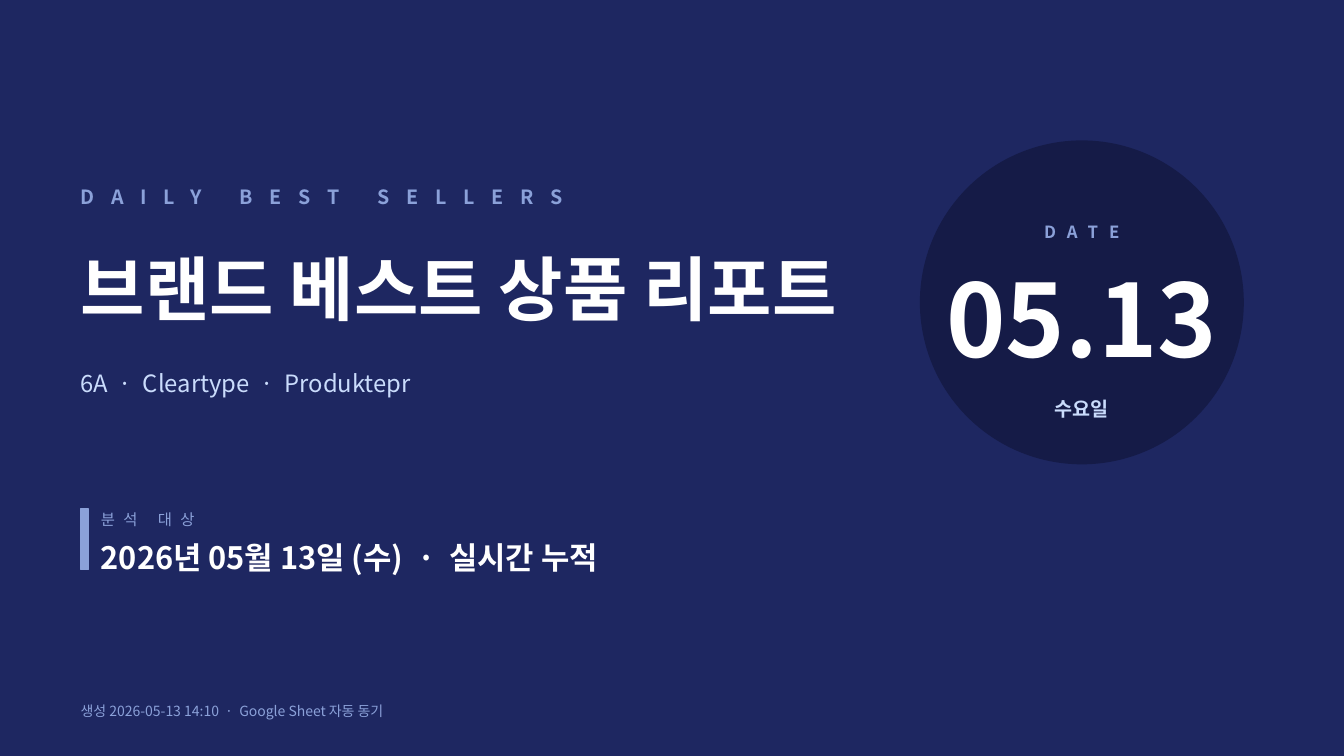
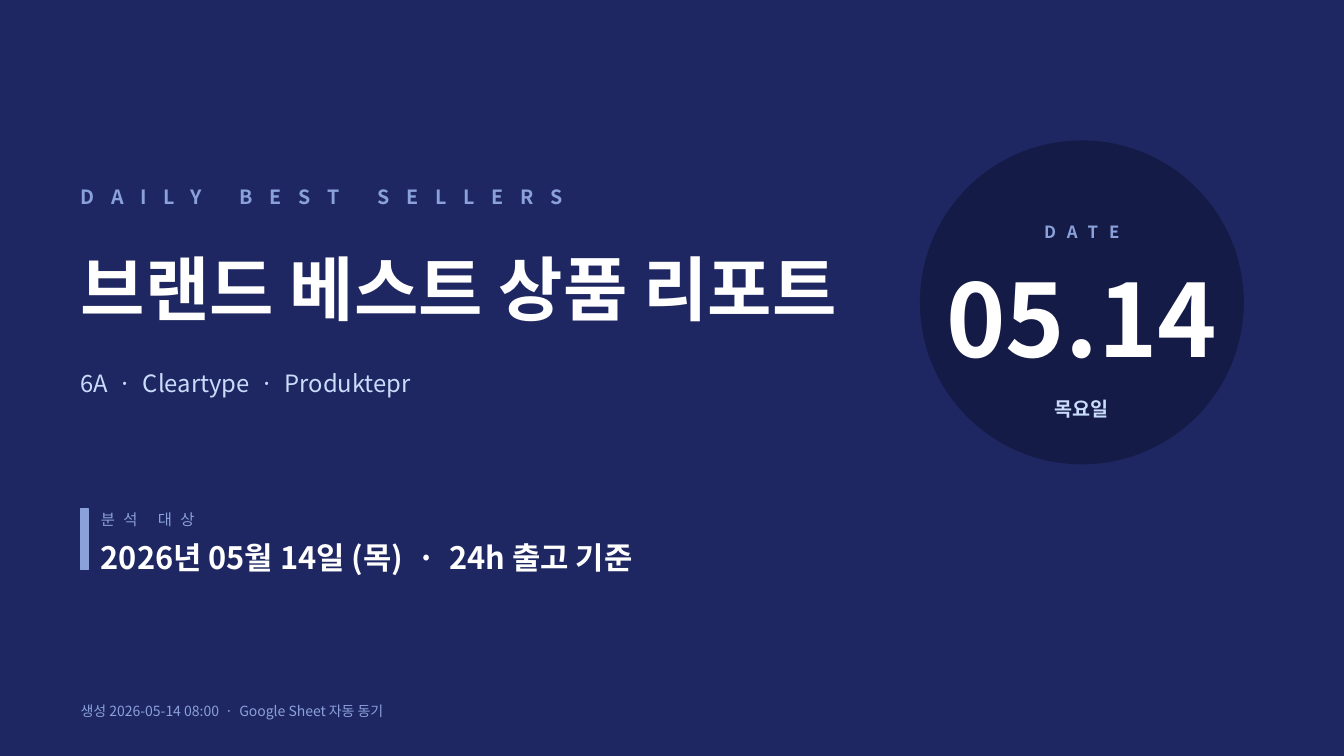
Before and after one commit to j65209/Brightbeed, a slide deck: slide 1 of data/sales-report.pptx. Drawn at 1344x756 pixels with LibreOffice and Linux fonts; fonts in the diff are those of the drawing. Boxes give left, top, right and bottom in pixels: in the first picture for what was removed or moved away, otherwise in the second. Text is boxed around its words. In the diff, an @@ line names an element or a change of style, - is before the commit and + after.

```diff
--- a/data/sales-report.pptx
+++ b/data/sales-report.pptx
@@ text at [947, 281, 1218, 359]: text changed @@
-05.13
+05.14
@@ text at [1055, 399, 1109, 418]: text changed @@
-수요일
+목요일
@@ text at [101, 543, 633, 575]: text changed @@
-2026년 05월 13일 (수) · 실시간 누적
+2026년 05월 14일 (목) · 24h 출고 기준
@@ text at [81, 704, 384, 720]: text changed @@
-생성 2026-05-13 14:10 · Google Sheet 자동 동기
+생성 2026-05-14 08:00 · Google Sheet 자동 동기
```
Also in this commit, not shown: 6 other slides changed.
